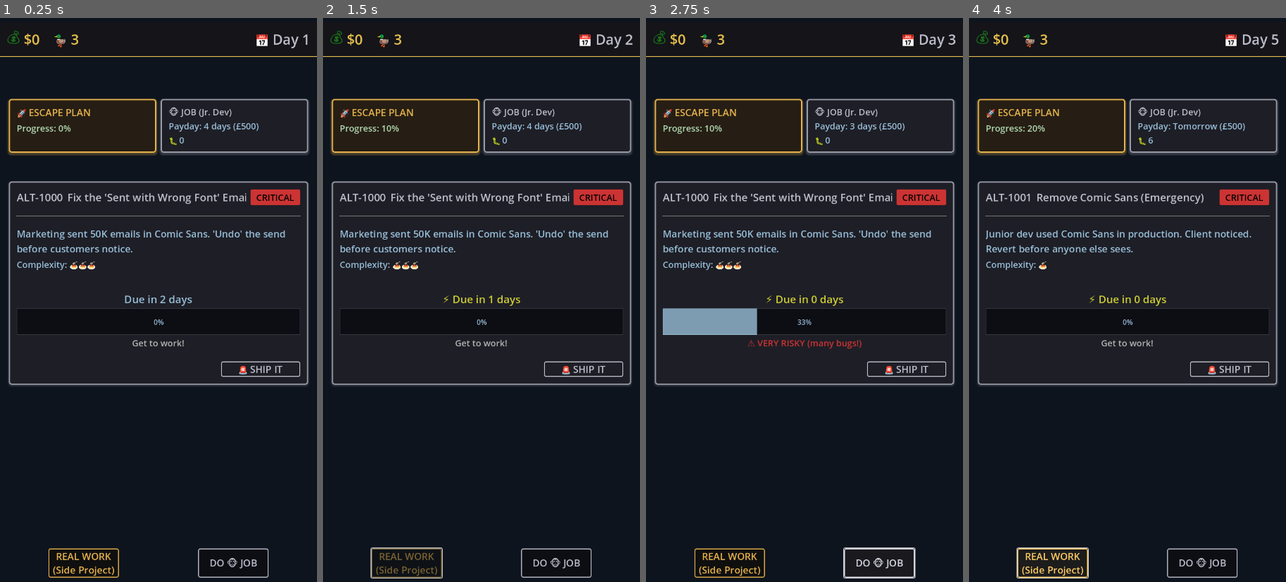
Above: before the commit, frames 1-4 (left to right).
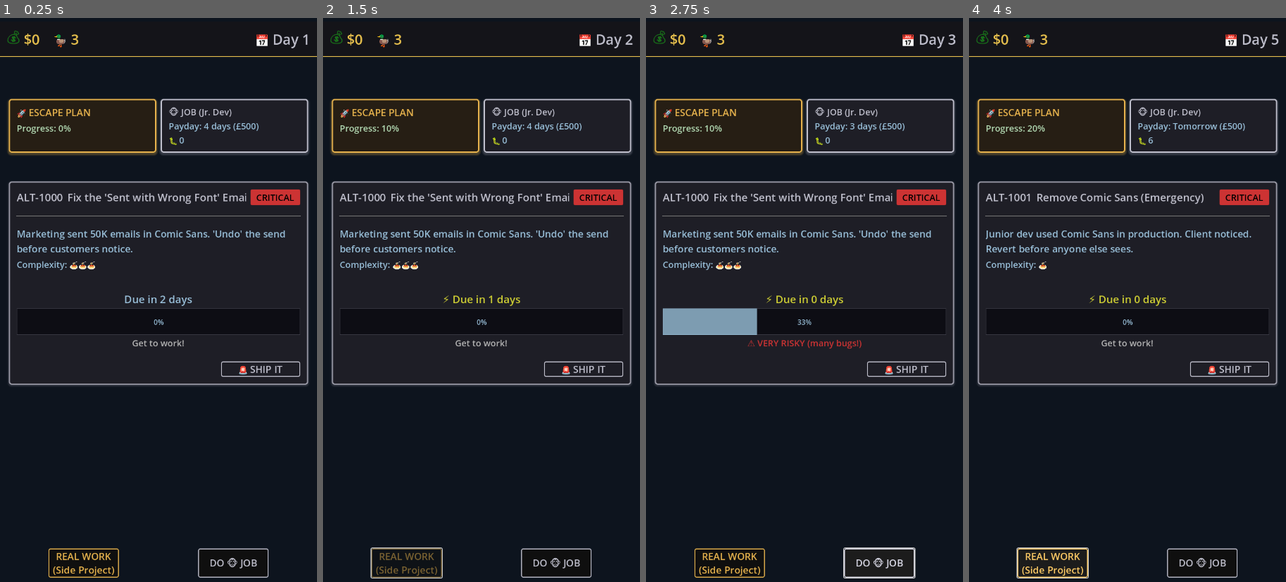
Above: after the commit, the same moments.

Repository: lmchoi/alt-f-this
Game: Godot game, scene res://scenes/game_ui.tscn
The game is run twice, just before and just after one commit, with the same random seed, the same clock (stepped at 60 frames per second) and the same inputs.
Inputs:
- Up to frame 1 (0.25 s): no input
- Up to frame 2 (1.5 s): click "🚨 SHIP IT" at 0.5 s; click "REAL WORK (Side Project)" at 1.25 s
- Up to frame 3 (2.75 s): click "DO 🐵 JOB" at 2 s
- Up to frame 4 (4 s): click "🚨 SHIP IT" at 2.75 s; click "REAL WORK (Side Project)" at 3.5 s

The runs differ from the first frame. In frame 1, 0.2% of the frame differs, in the area x 50-98%, y 14-24%; in frame 2, 0.2%; in frame 3, 0.2%; in frame 4, 0.2%.

Commit message:
Match WORK and HUSTLE button backgrounds
Use same neutral grey backgrounds for better silver border contrast.

🤖 Generated with [Claude Code](https://claude.com/claude-code)

Co-Authored-By: Claude <noreply@anthropic.com>

Diff:
--- a/scenes/game_ui.tscn
+++ b/scenes/game_ui.tscn
@@ -62,7 +62,7 @@
 corner_radius_bottom_left = 4
 
 [sub_resource type="StyleBoxFlat" id="StyleBoxFlat_work_normal"]
-bg_color = Color(0.05, 0.05, 0.08, 1)
+bg_color = Color(0.06, 0.06, 0.06, 1)
 border_width_left = 2
 border_width_top = 2
 border_width_right = 2
@@ -86,7 +86,7 @@
 corner_radius_bottom_left = 4
 
 [sub_resource type="StyleBoxFlat" id="StyleBoxFlat_work_hover"]
-bg_color = Color(0.1, 0.1, 0.12, 1)
+bg_color = Color(0.11, 0.11, 0.11, 1)
 border_width_left = 2
 border_width_top = 2
 border_width_right = 2
@@ -98,7 +98,7 @@
 corner_radius_bottom_left = 4
 
 [sub_resource type="StyleBoxFlat" id="StyleBoxFlat_work_disabled"]
-bg_color = Color(0.05, 0.05, 0.08, 0.5)
+bg_color = Color(0.06, 0.06, 0.06, 0.5)
 border_width_left = 2
 border_width_top = 2
 border_width_right = 2
--- a/scenes/job_info.tscn
+++ b/scenes/job_info.tscn
@@ -9,7 +9,7 @@
 border_width_top = 3
 border_width_right = 3
 border_width_bottom = 3
-border_color = Color(0.6, 0.6, 0.65, 1)
+border_color = Color(0.75, 0.75, 0.8, 1)
 corner_radius_top_left = 6
 corner_radius_top_right = 6
 corner_radius_bottom_right = 6
